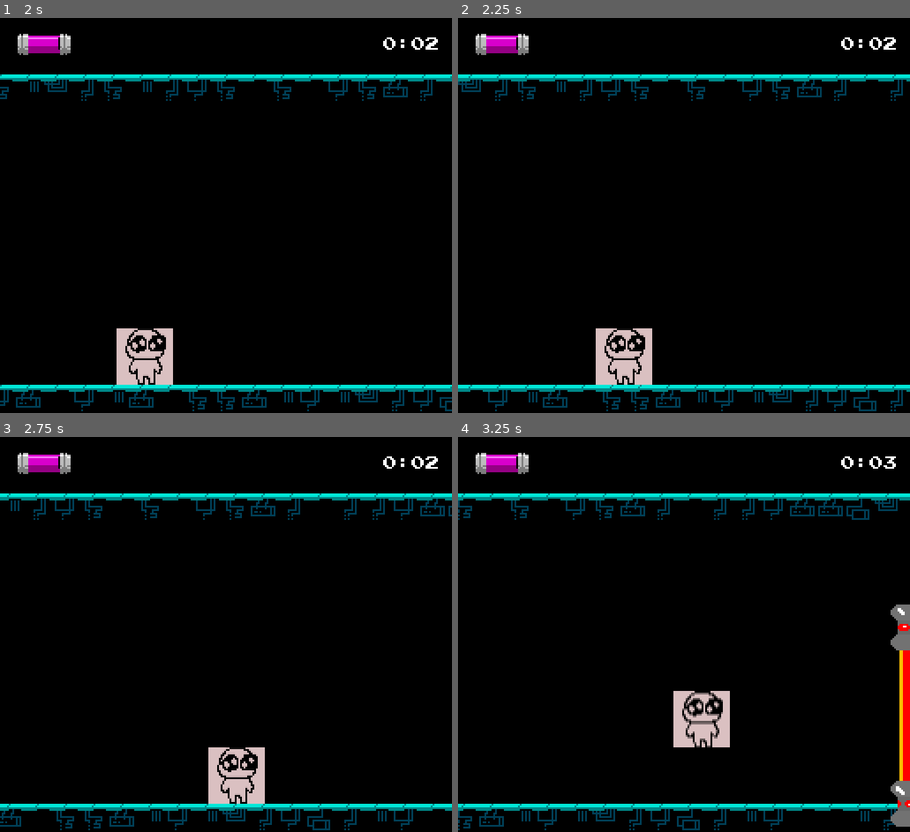
Above: before the commit, frames 1-4 (two rows, left to right).
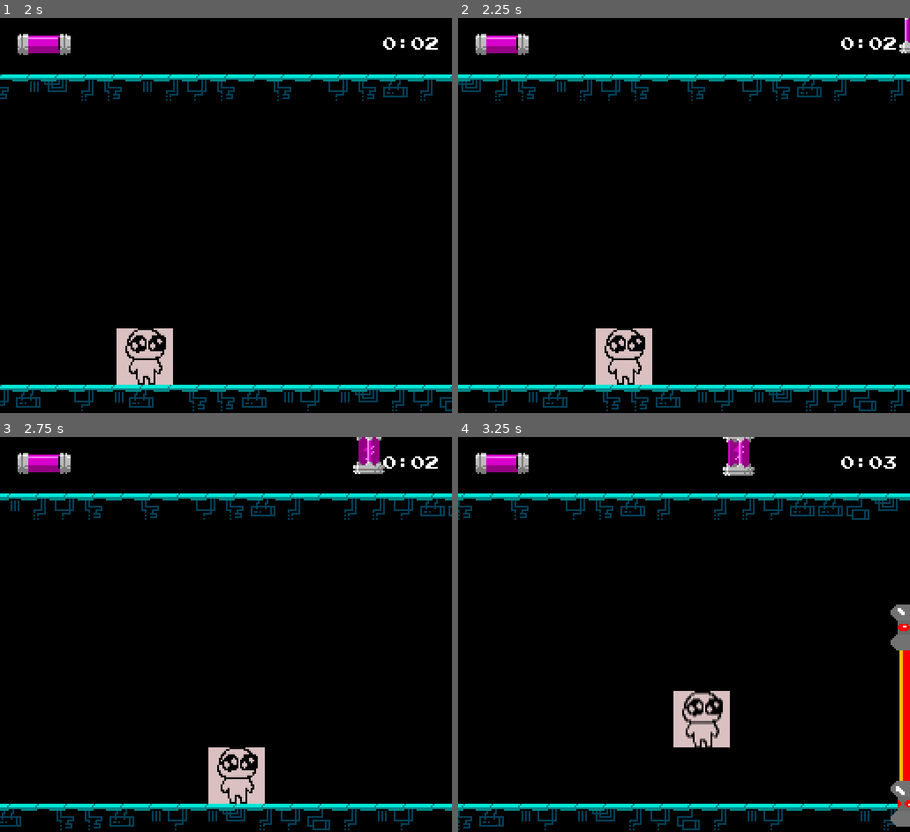
Above: after the commit, the same moments.

Repository: kernel00ps/Hoverbald
Game: Godot game, scene res://scenes/main.tscn
The game is run twice, just before and just after one commit, with the same random seed, the same clock (stepped at 60 frames per second) and the same inputs.
Inputs:
- Up to frame 1 (2 s): hold D (RIGHT) 0.53-1.28 s; hold A (LEFT) from 1.28 s (still down)
- Up to frame 2 (2.25 s): release A (LEFT) at 2.03 s; hold D (RIGHT) from 2.03 s (still down)
- Up to frame 3 (2.75 s): keep holding D (RIGHT)
- Up to frame 4 (3.25 s): release D (RIGHT) at 2.78 s; hold Space (UP) from 2.78 s (still down)

Frame 1 is identical in both runs. In frame 2, 0.1% of the frame differs, in the area x 97-100%, y 0-9%; in frame 3, 0.5%; in frame 4, 0.5%, in the area x 58-66%, y 0-10%.

Commit message:
Fixed pickups being invisible

Diff:
--- a/project.godot
+++ b/project.godot
@@ -50,6 +50,7 @@
 
 2d_physics/layer_1="Player"
 2d_physics/layer_2="Ground"
+2d_physics/layer_3="PickUp"
 
 [physics]
 
--- a/scenes/pickup_energy.tscn
+++ b/scenes/pickup_energy.tscn
@@ -71,6 +71,7 @@
 size = Vector2(14, 26)
 
 [node name="PickupEnergy" type="Area2D"]
+collision_layer = 4
 script = ExtResource("1_oys1i")
 
 [node name="AnimatedSprite2D" type="AnimatedSprite2D" parent="."]
--- a/scenes/player.tscn
+++ b/scenes/player.tscn
@@ -18,7 +18,7 @@
 size = Vector2(32, 32)
 
 [node name="Player" type="CharacterBody2D"]
-collision_mask = 2
+collision_mask = 6
 script = ExtResource("1_ghomb")
 
 [node name="AnimatedSprite2D" type="AnimatedSprite2D" parent="."]
--- a/scripts/main.gd
+++ b/scripts/main.gd
@@ -26,6 +26,7 @@
 	viewport_width = viewport_size.x
 	viewport_height = viewport_size.y
 	new_game()
+	generate_pickup_energy()
 
 func new_game():
 	game_running = false
@@ -77,9 +78,7 @@
 	pass
 
 func player_picked_up_energy() -> void:
-	print("Signal recieved in player")
 	Globals.fuel_modifier = Globals.PICKUP_VALUE
 
 func _on_energy_timer_timeout() -> void:
 	generate_pickup_energy()
-	print("ener")
--- a/scripts/pickup_energy.gd
+++ b/scripts/pickup_energy.gd
@@ -4,8 +4,10 @@
 
 signal picked_up
 
+func _process(delta: float) -> void:
+	var offset: float = Globals.CAMERA_MOTION_BASE_SPEED * Globals.camera_speed_modifier * delta
+	position.x -= offset
 
 func _on_body_entered(body: Node2D) -> void:
 	emit_signal("picked_up")
-	print("PICKED UP")
 	queue_free()
